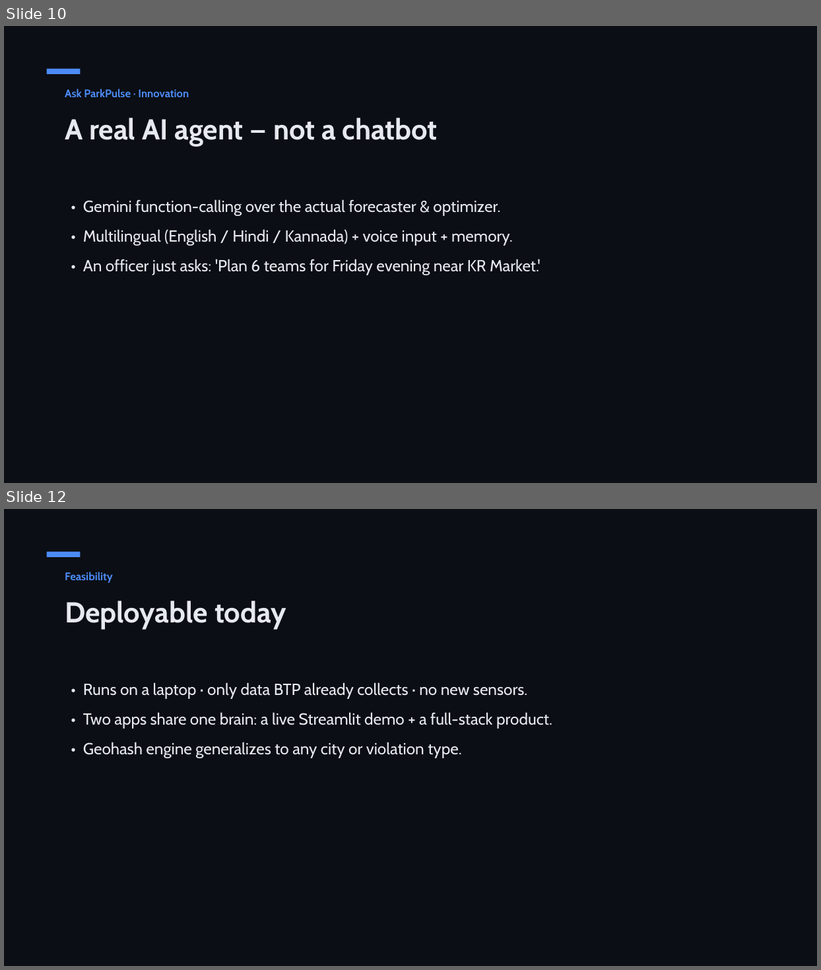
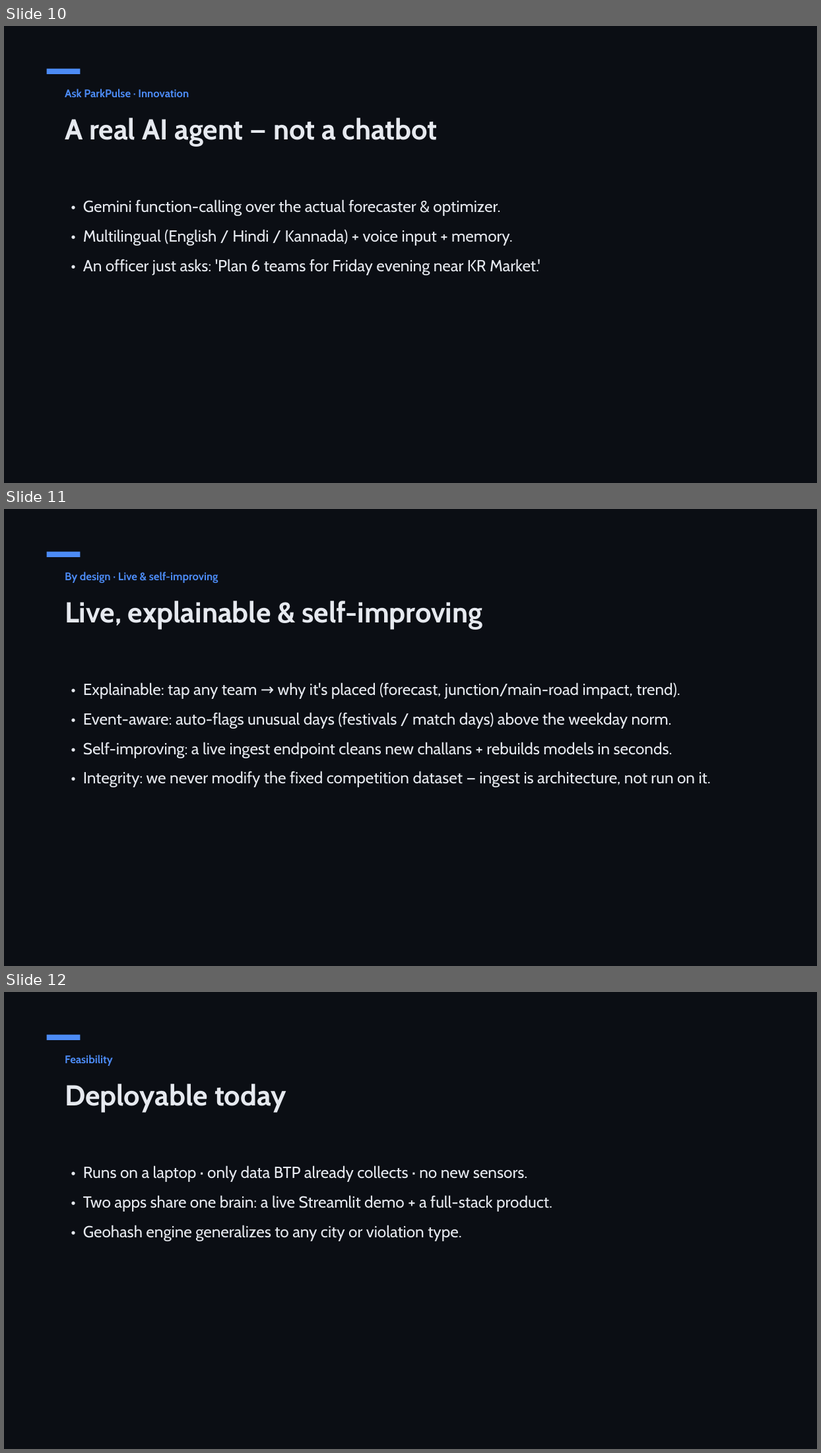
Before and after one commit to shubhambhattog/flipkart-gridlock-2.0-r2, a slide deck: pitch/ParkPulse_Deck.pptx. Shown one above the other, each under a label of ours: slides 10 and 12 before the commit, slides 10, 11 and 12 after it; the slides between them are not shown. The pictures are 821x970 and 821x1453 pixels, drawn with LibreOffice and Linux fonts; fonts in the diff are those of the drawing. Boxes give left, top, right and bottom in pixels: in the first picture for what was removed or moved away, otherwise in the second. Text is boxed around its words. In the diff, an @@ line names an element or a change of style, - is before the commit and + after.

```diff
--- a/pitch/ParkPulse_Deck.pptx
+++ b/pitch/ParkPulse_Deck.pptx
@@ slide 11 added at (4,509,817,966), background #FFFFFF @@
@@ rectangle added at (4,509,817,966), fill #0B0E14 @@
@@ rectangle added at (47,552,81,557), fill #4C8BF5 @@
@@ text added at (65,572,218,583), 13 pt, text #4C8BF5, bold @@
+By design · Live & self-improving
@@ text added at (65,601,482,630), 34 pt, text #E6E9EF, bold @@
+Live, explainable & self-improving
@@ text added at (83,683,711,788), 19 pt, text #E6E9EF @@
+• Explainable: tap any team → why it's placed (forecast, junction/main-road impact, trend).
+• Event-aware: auto-flags unusual days (festivals / match days) above the weekday norm.
+• Self-improving: a live ingest endpoint cleans new challans + rebuilds models in seconds.
+• Integrity: we never modify the fixed competition dataset — ingest is architecture, not run on it.
```
Also in this commit, not shown: 1 slide changed, 1 slide removed, 6 other files.
